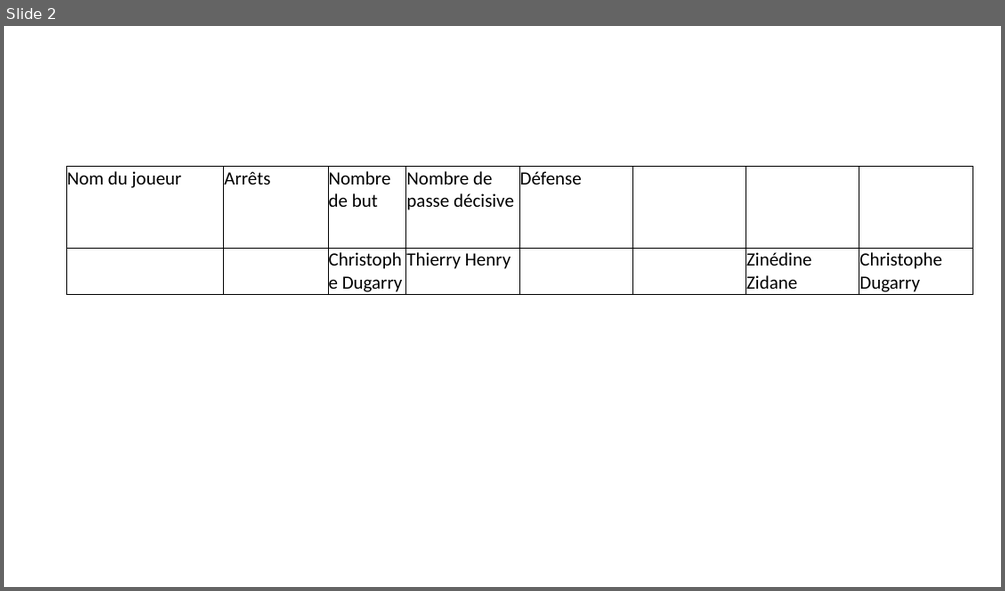
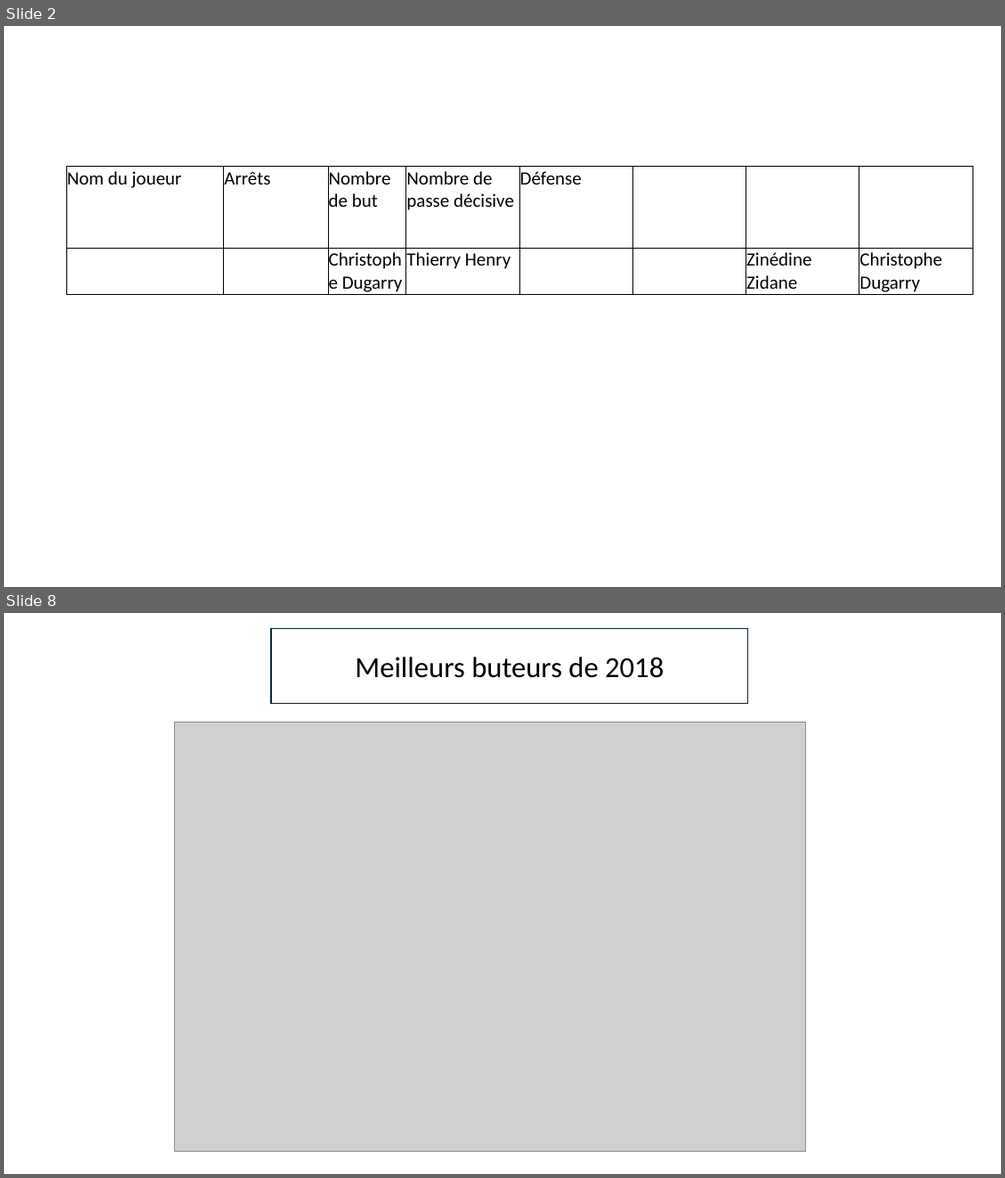
Before and after one commit to YohanCohen-Solal/statistiques_football, a slide deck: tâches_à_effectuer.pptx. Shown one above the other, each under a label of ours: slide 2 before the commit, slides 2 and 8 after it; the slides between them are not shown. The pictures are 1005x591 and 1005x1178 pixels, drawn with LibreOffice and Linux fonts; fonts in the diff are those of the drawing; grey boxes stand for pictures. Boxes give left, top, right and bottom in pixels: in the first picture for what was removed or moved away, otherwise in the second. Text is boxed around its words. In the diff, an @@ line names an element or a change of style, - is before the commit and + after.

```diff
--- a/tâches_à_effectuer.pptx
+++ b/tâches_à_effectuer.pptx
@@ slide 8 added at bbox=[4, 613, 1001, 1174], background #FFFFFF @@
@@ rectangle added at bbox=[271, 629, 748, 704], outline #092A39 1.5 pt, 28 pt, text #000000 @@
+Meilleurs buteurs de 2018
@@ picture added at bbox=[175, 722, 806, 1151] @@
```
Also in this commit, not shown: 1 slide changed, 9 other slides added, 4 other files.
